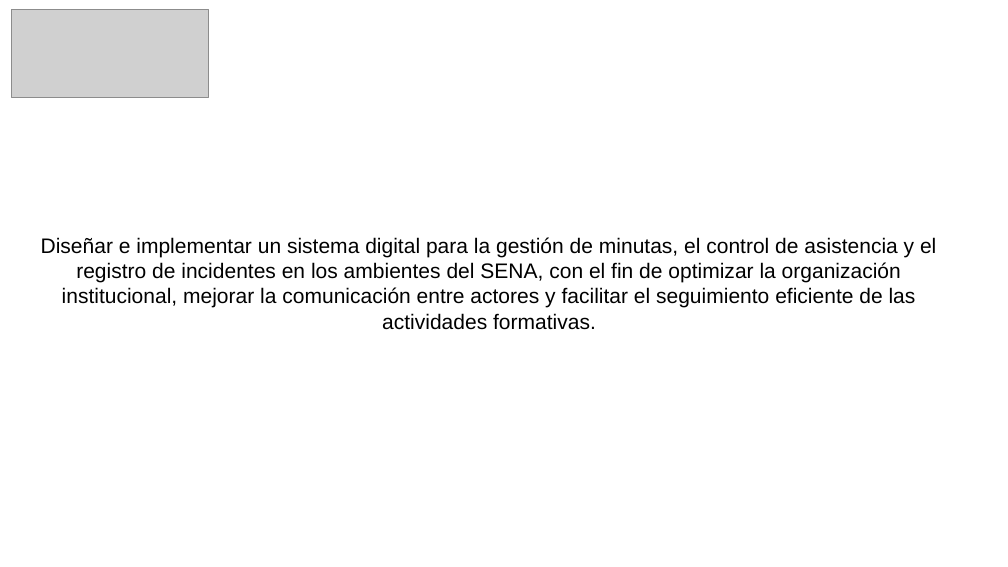
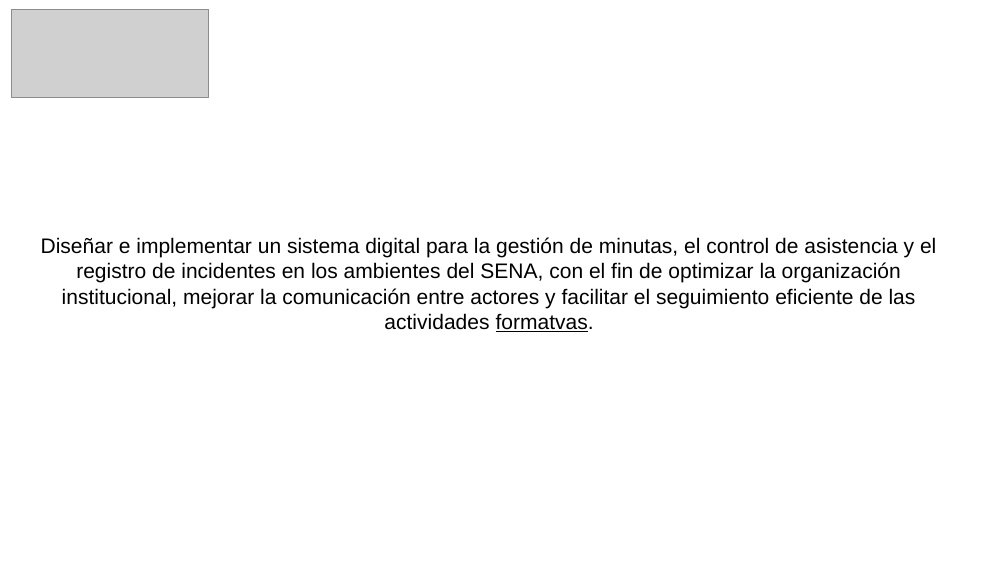
Before and after one commit to scrumteamlmack/Repositorio-de-equipo-3, a slide deck: slide 5 of Arquitectura de software/L-MACK/SUTENTACION 3B L-MACK.pptx. Drawn at 1008x567 pixels with LibreOffice and Linux fonts; fonts in the diff are those of the drawing; grey boxes stand for pictures; background and template pictures are left out. Boxes give left, top, right and bottom in pixels: in the first picture for what was removed or moved away, otherwise in the second. Text is boxed around its words. In the diff, an @@ line names an element or a change of style, - is before the commit and + after.

Commit message:
Actualizacion letra

```diff
--- a/Arquitectura de software/L-MACK/SUTENTACION 3B L-MACK.pptx
+++ b/Arquitectura de software/L-MACK/SUTENTACION 3B L-MACK.pptx
@@ text at <box>41,237,936,308</box>: text changed @@
-Diseñar e implementar un sistema digital para la gestión de minutas, el control de asistencia y el registro de incidentes en los ambientes del SENA, con el fin de optimizar la organización institucional, mejorar la comunicación entre actores y facilitar el seguimiento eficiente de las actividades formativas.
+Diseñar e implementar un sistema digital para la gestión de minutas, el control de asistencia y el registro de incidentes en los ambientes del SENA, con el fin de optimizar la organización institucional, mejorar la comunicación entre actores y facilitar el seguimiento eficiente de las actividades formatvas.
```
